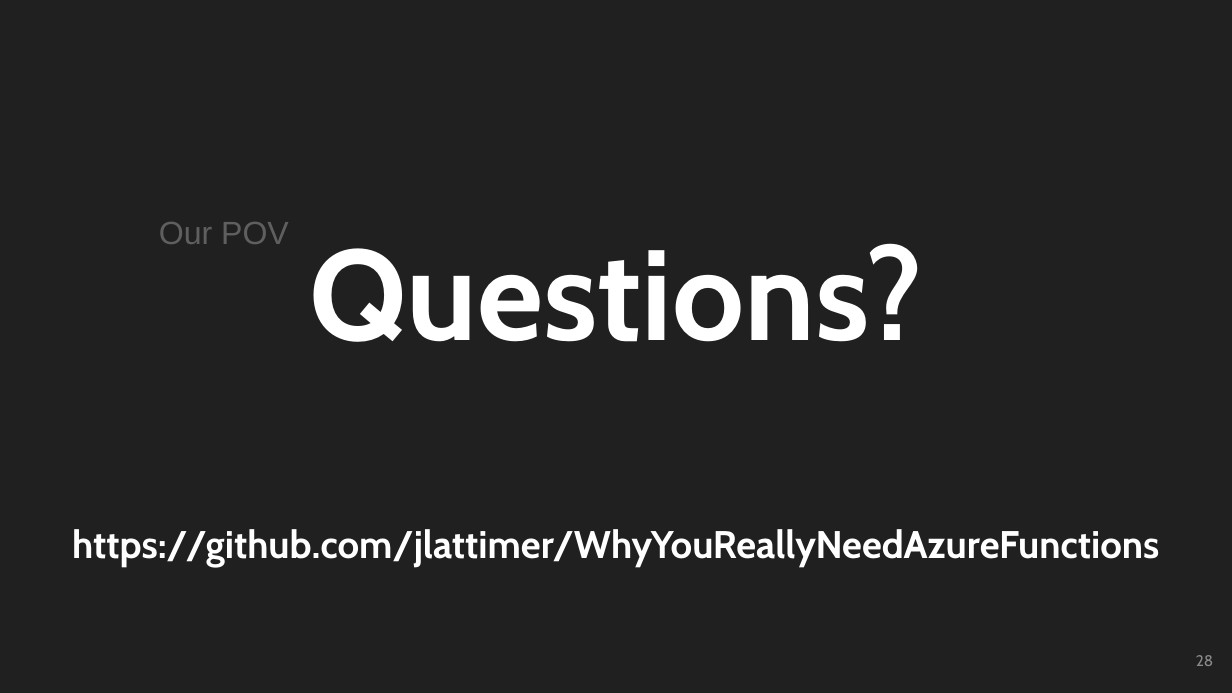
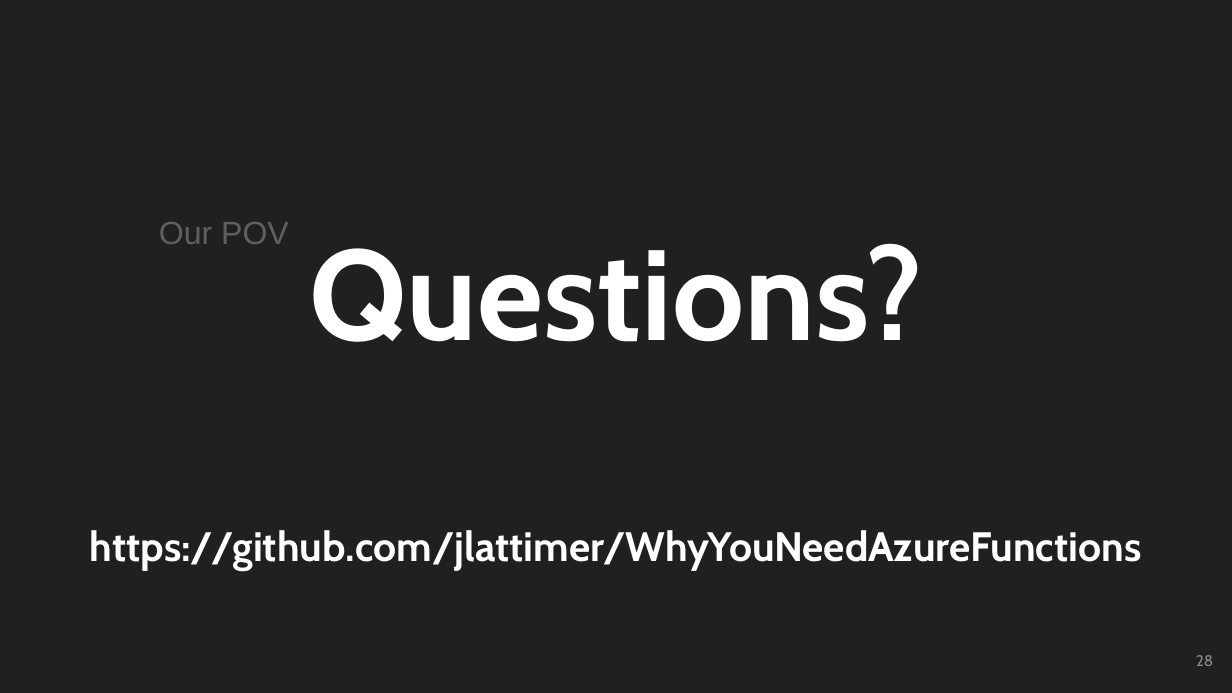
Before and after one commit to jlattimer/WhyYouNeedAzureFunctions, a slide deck: slide 28 of WhyYouNeedAzureFunctions.pptx. Drawn at 1232x693 pixels with LibreOffice and Linux fonts; fonts in the diff are those of the drawing; background and template pictures are left out; a plain dark background stands for a picture behind light text. Boxes give left, top, right and bottom in pixels: in the first picture for what was removed or moved away, otherwise in the second. Text is boxed around its words. In the diff, an @@ line names an element or a change of style, - is before the commit and + after.

Commit message:
Updated link

```diff
--- a/WhyYouNeedAzureFunctions.pptx
+++ b/WhyYouNeedAzureFunctions.pptx
@@ text at box(90, 530, 1141, 570): text changed; size 30 to 32 pt @@
-https://github.com/jlattimer/WhyYouReallyNeedAzureFunctions
+https://github.com/jlattimer/WhyYouNeedAzureFunctions
```
